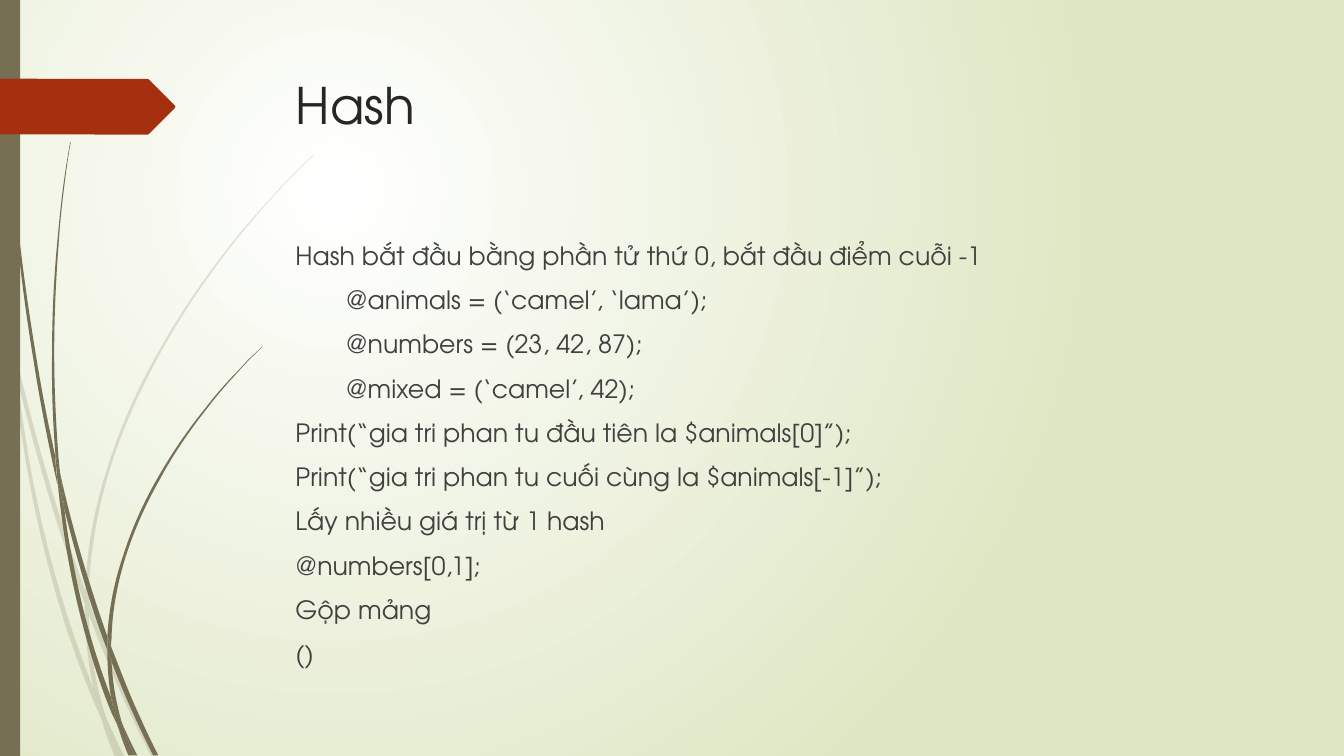
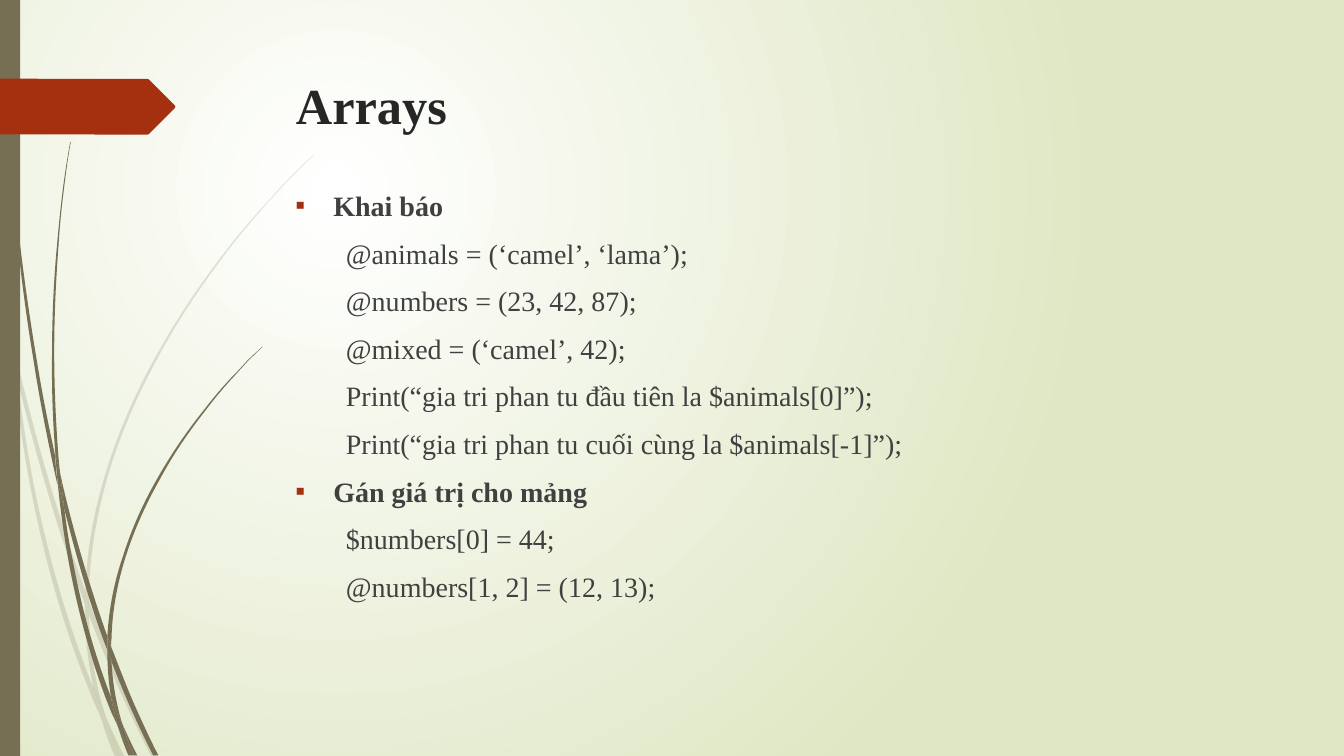
Before and after one commit to LeQuocHuy1234/perlexample, a slide deck: slide 6 of perl.pptx (slide 7 before the commit). Drawn at 1344x756 pixels with LibreOffice and Linux fonts; fonts in the diff are those of the drawing. Boxes give left, top, right and bottom in pixels: in the first picture for what was removed or moved away, otherwise in the second. Text is boxed around its words. In the diff, an @@ line names an element or a change of style, - is before the commit and + after.

```diff
--- a/perl.pptx
+++ b/perl.pptx
@@ title at bbox=[296, 90, 447, 134]: text changed; font TeX Gyre Adventor to Times New Roman; bold on @@
-Hash
+Arrays
@@ text "Khai báo": place and size @@
-text "Khai báo" at bbox=[295, 241, 981, 625]
+text "Khai báo" at bbox=[333, 196, 902, 602]
@@ text at bbox=[333, 196, 443, 217]: text changed; size 18 to 20 pt; font TeX Gyre Adventor to Times New Roman; bold on @@
-Hash bắt đầu bằng phần tử thứ 0, bắt đầu điểm cuỗi -1
+▪ Khai báo
@@ text at bbox=[346, 244, 902, 460]: size 18 to 20 pt, font TeX Gyre Adventor to Times New Roman in "@animals = (‘camel’, ‘lama’);", "@numbers = (23, 42, 87);", "@mixed = (‘camel’, 42);", "Print(“gia tri phan tu đầu tiên la ..." and 1 more places @@
@@ text at bbox=[333, 482, 655, 602]: text changed; size 18 to 20 pt; font TeX Gyre Adventor to Times New Roman @@
-Lấy nhiều giá trị từ 1 hash
-@numbers[0,1];
-Gộp mảng
-()
+▪ Gán giá trị cho mảng
+$numbers[0] = 44;
+@numbers[1, 2] = (12, 13);
```
Also in this commit, not shown: 5 other slides changed, 8 slides added, 2 slides removed, 8 other files.
